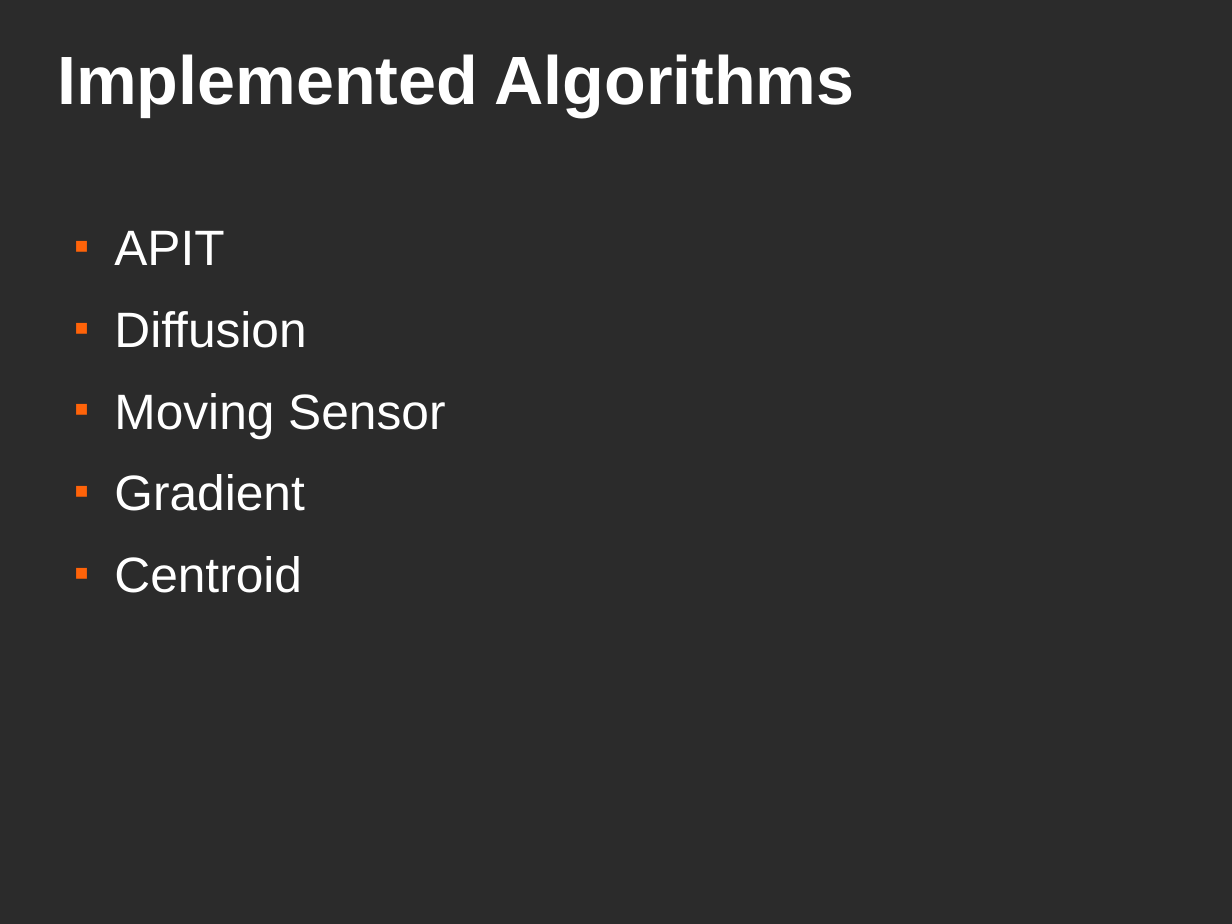
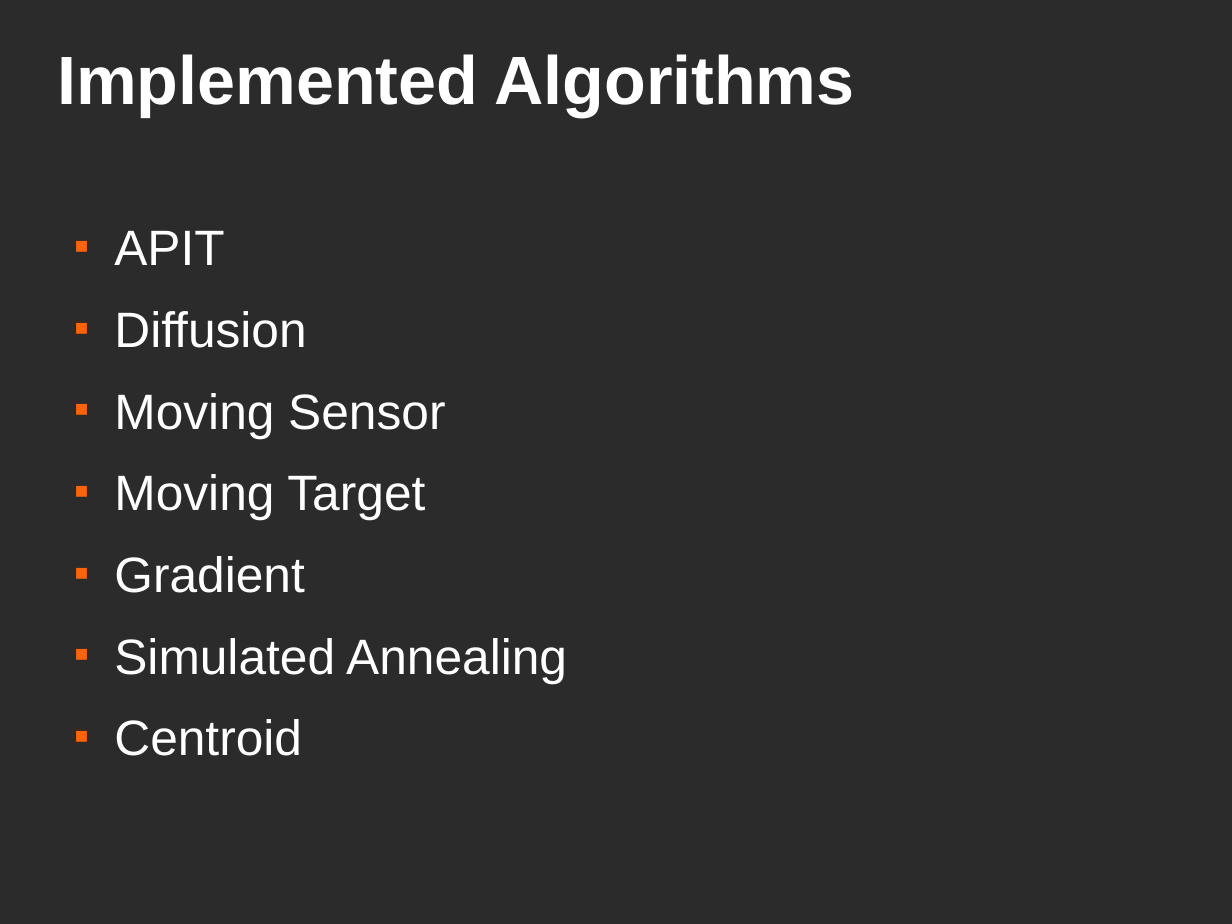
Before and after one commit to rahulaaj/Localization-of-Sensors, a slide deck: slide 5 of Document/presentation.odp. Drawn at 1232x924 pixels with LibreOffice and Linux fonts; fonts in the diff are those of the drawing; background and template pictures are left out; a plain dark background stands for a picture behind light text. Boxes give left, top, right and bottom in pixels: in the first picture for what was removed or moved away, otherwise in the second. Text is boxed around its words. In the diff, an @@ line names an element or a change of style, - is before the commit and + after.

Commit message:
presentation changed

```diff
--- a/Document/presentation.odp
+++ b/Document/presentation.odp
@@ text at bbox=[114, 474, 425, 520]: paragraph added @@
+■ Moving Target
@@ text at bbox=[114, 638, 567, 683]: paragraph added @@
+■ Simulated Annealing
```
Also in this commit, not shown: 1 other slide changed.
